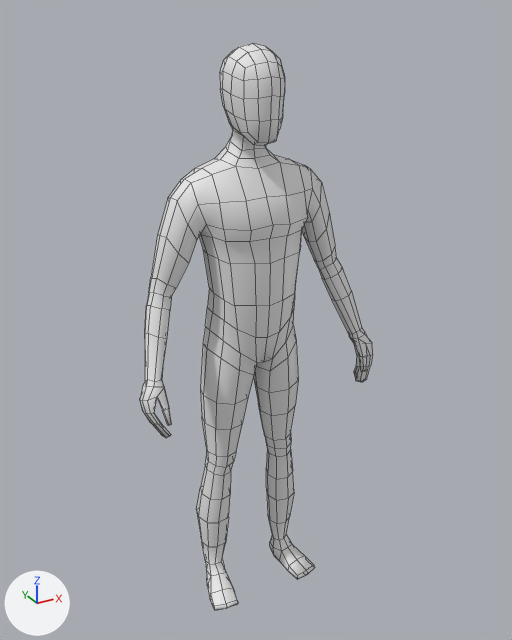
A saved change to the FBX model RpgBasics/Assets/Characters/Player.fbx.
Rendered twice from a camera (50 mm lens) standing at (-0.946, -1.744, 1.862) and looking at (0.028, 0.028, 0.977). Every picture has the same lights, and +X, +Y and +Z are marked at lower left. Mesh edges are drawn as thin lines.
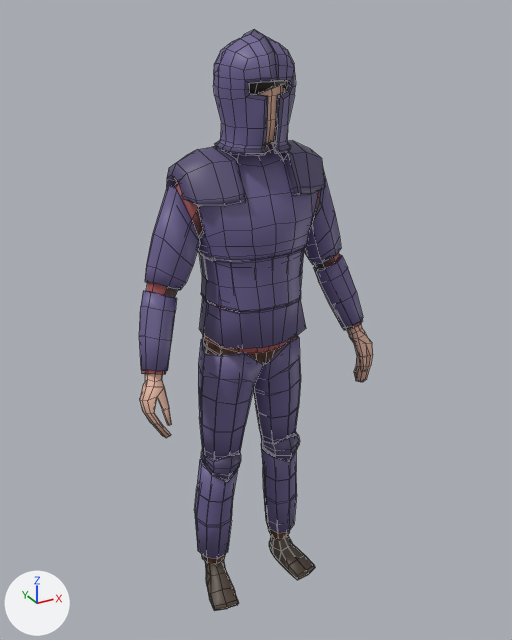
Boxes (x1, y1, x2, y2) around the edits, measured in the pictures (512 x 640 px):
'Cube', recoloured (white to brown)
    both: (140, 43, 373, 610)
'Platebody', added (blue)
    after: (139, 140, 363, 374)
    faces in mat_metal (blue #6b6090): (139, 143, 363, 371)
    faces in mat_metal_dark (dark blue #564d74): (166, 140, 326, 237)
    faces in mat_underclothes (black #414141): (156, 199, 354, 374)
'Platelegs', added (blue)
    after: (195, 335, 301, 564)
    faces in mat_metal (blue #6b6090): (195, 335, 301, 559)
    faces in mat_metal_dark (dark blue #564d74): (201, 433, 300, 482)
    faces in mat_underclothes (black #414141): (201, 337, 294, 564)
'Helmet', added (blue)
    after: (213, 29, 296, 156)
    faces in mat_metal (blue #6b6090): (213, 34, 296, 149)
    faces in mat_metal_dark (dark blue #564d74): (215, 29, 293, 156)
'Shoes', added
    after: (205, 535, 315, 611)
'Shirt', added (brown)
    after: (142, 181, 363, 374)
'Hair', added
    after: (249, 81, 288, 95)
'Pants', added
    after: (202, 336, 297, 564)

The change, as a list of edits to the scene's bpy script:
```text
Change me_cube_001:
    where me_cube_001.from_pydata(...)  # 696 vertices, 694 faces; spans x -0.39..0.39, y -0.14..0.13, z 0.0..1.78
    remove me_cube_001.materials.append(mat_material)  # white #e7e7e7
    add me_cube_001.materials.append(mat_skin)  # beige #e7b8a3
Add ob_helmet:
    ob_helmet = bpy.data.objects.new('Helmet', me_cube_012)  # 392 vertices, 390 faces; spans x -0.106..0.106, y -0.127..0.12, z -0.156..0.149; in mat_metal (blue #6b6090), mat_metal_dark (dark purple #564d73)
    ob_helmet.location = (0.0, -0.006, 1.665)
Add ob_shoes:
    ob_shoes = bpy.data.objects.new('Shoes', me_cube_010)  # 98 vertices, 88 faces; spans x -0.204..0.204, y -0.116..0.079, z 0.002..0.091; in mat_shoe (brown #53453a)
    ob_shoes.location = (0.0, 0.0, -0.003)
Add ob_hair:
    ob_hair = bpy.data.objects.new('Hair', me_cube_011)  # 132 vertices, 130 faces; spans x -0.101..0.097, y -0.115..0.108, z 1.601..1.798; in mat_hair (black #2b261e)
    ob_hair.location = (0.0, 0.0, -0.003)
Add ob_pants:
    ob_pants = bpy.data.objects.new('Pants', me_cube_008)  # 227 vertices, 212 faces; spans x -0.192..0.192, y -0.101..0.115, z 0.101..1.002; in mat_pants (brown #8f6249)
    ob_pants.location = (0.0, 0.0, -0.003)
Add ob_platebody:
    ob_platebody = bpy.data.objects.new('Platebody', me_cube_005)  # 674 vertices, 610 faces; spans x -0.377..0.377, y -0.145..0.148, z -0.32..0.295; in mat_metal (blue #6b6090), mat_metal_dark (dark purple #564d73), mat_underclothes (black #414141), mat_black (black #1b1b1b)
    ob_platebody.location = (0.0, 0.01, 1.223)
Add ob_platelegs:
    ob_platelegs = bpy.data.objects.new('Platelegs', me_cube_006)  # 472 vertices, 386 faces; spans x -0.195..0.195, y -0.119..0.097, z -0.506..0.396; in mat_metal (blue #6b6090), mat_metal_dark (dark purple #564d73), mat_underclothes (black #414141), mat_black (black #1b1b1b)
    ob_platelegs.location = (0.0, 0.018, 0.604)
Add ob_shirt:
    ob_shirt = bpy.data.objects.new('Shirt', me_cube_009)  # 250 vertices, 232 faces; spans x -0.376..0.376, y -0.121..0.129, z 0.906..1.511; in mat_shirt (brown #aa5456)
    ob_shirt.location = (0.0, 0.0, -0.003)
```
